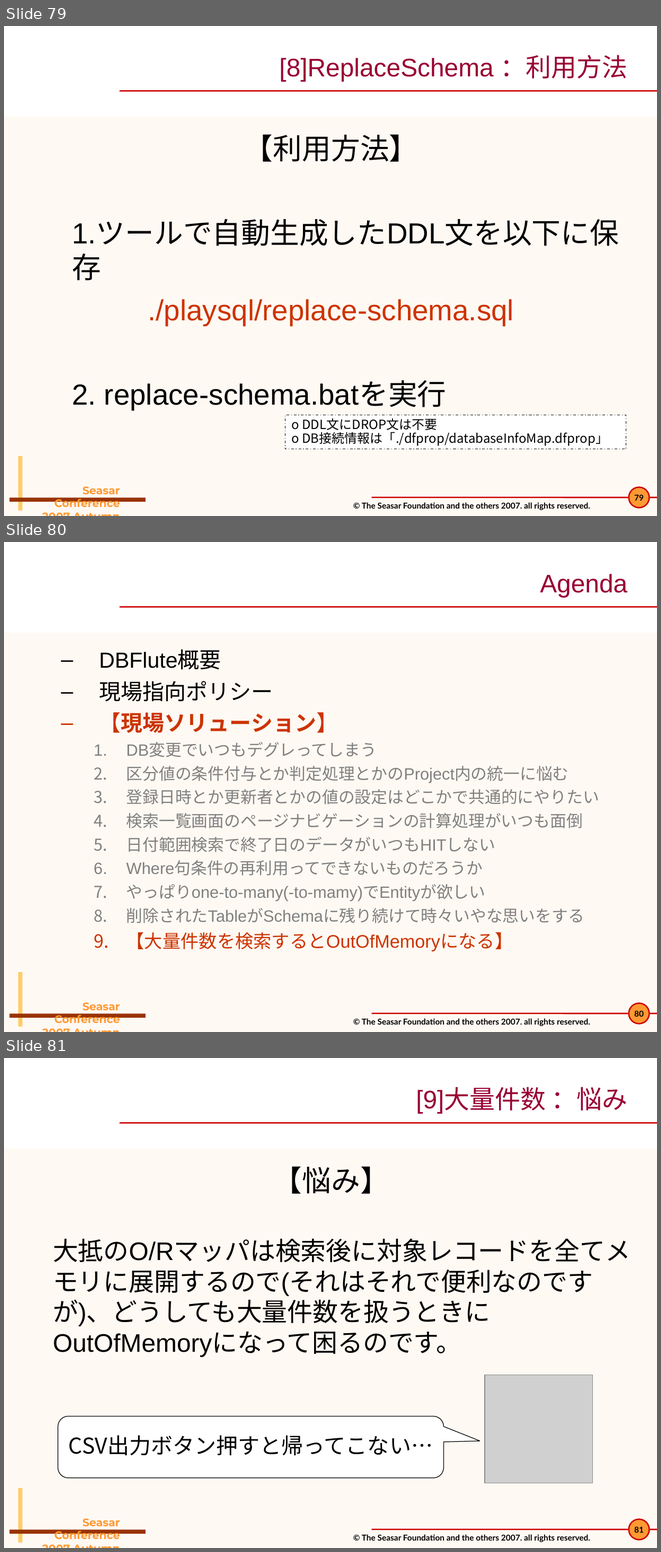
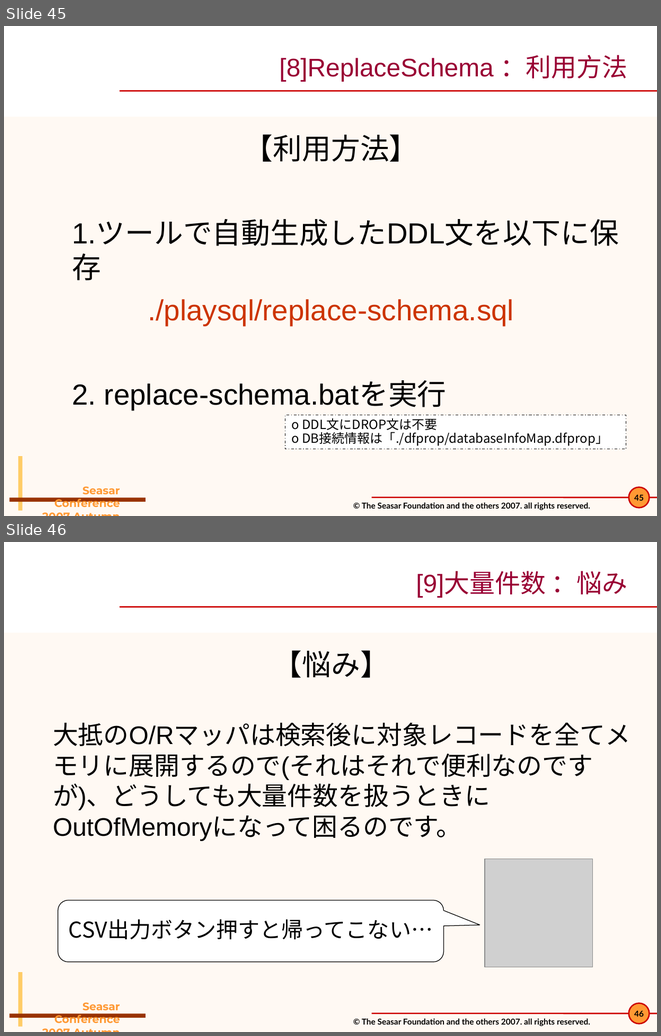
Before and after one commit to seasarorg/dbflute, a slide deck: dbflute/etc/doc/pres/sc2007a_2-DBFlute.ppt. Shown one above the other, each under a label of ours: slides 79, 80 and 81 before the commit, slides 45 and 46 after it. The pictures are 661x1552 and 661x1036 pixels, drawn with LibreOffice and Linux fonts; fonts in the diff are those of the drawing; grey boxes stand for pictures; background and template pictures are left out. Boxes give left, top, right and bottom in pixels: in the first picture for what was removed or moved away, otherwise in the second. Text is boxed around its words. In the diff, an @@ line names an element or a change of style, - is before the commit and + after.

```diff
--- a/dbflute/etc/doc/pres/sc2007a_2-DBFlute.ppt
+++ b/dbflute/etc/doc/pres/sc2007a_2-DBFlute.ppt
@@ slide 80 removed at bbox=[4, 542, 657, 1032], background #FFF9F3; not listed: 8 template elements that a slide beside it also shows @@
@@ title removed at bbox=[540, 574, 627, 597] @@
-Agenda
@@ text removed at bbox=[99, 651, 599, 951] @@
-  – DBFlute概要
-  – 現場指向ポリシー
-  – 【現場ソリューション】
-    1. DB変更でいつもデグレってしまう
-    2. 区分値の条件付与とか判定処理とかのProject内の統一に悩む
-    3. 登録日時とか更新者とかの値の設定はどこかで共通的にやりたい
-    4. 検索一覧画面のページナビゲーションの計算処理がいつも面倒
-    5. 日付範囲検索で終了日のデータがいつもHITしない
-    6. Where句条件の再利用ってできないものだろうか
-    7. やっぱりone-to-many(-to-mamy)でEntityが欲しい
-    8. 削除されたTableがSchemaに残り続けて時々いやな思いをする
-    9. 【大量件数を検索するとOutOfMemoryになる】
@@ what was slide 79 is now slide 45 @@
@@ page number at bbox=[634, 494, 644, 500]: text changed @@
-79
+45
@@ what was slide 81 is now slide 46 @@
@@ page number at bbox=[634, 1010, 644, 1016]: text changed @@
-81
+46
```
Also in this commit, not shown: 5 slides changed, 6 slides added, 6 other slides removed, 13 other files.
